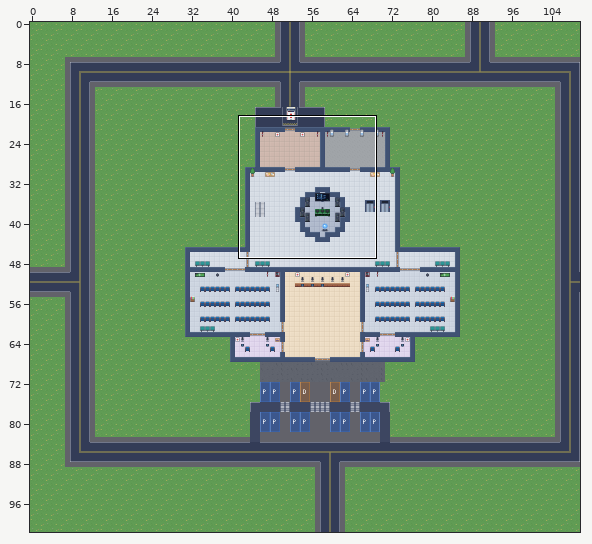
A Tiled map (JSON) gets an edit: hospital2d/maps/floor0.tmj. The first picture is a wide view before the edit; the outline marks the close-up.
Close-up. Before the commit:
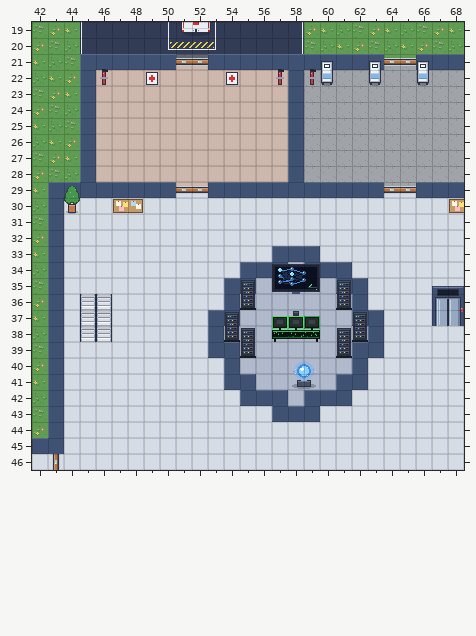
Cells are 16x16 px. Shown: x 42..68, y 19..46. The commit also changed other parts of the map, which this record leaves out.
After the commit:
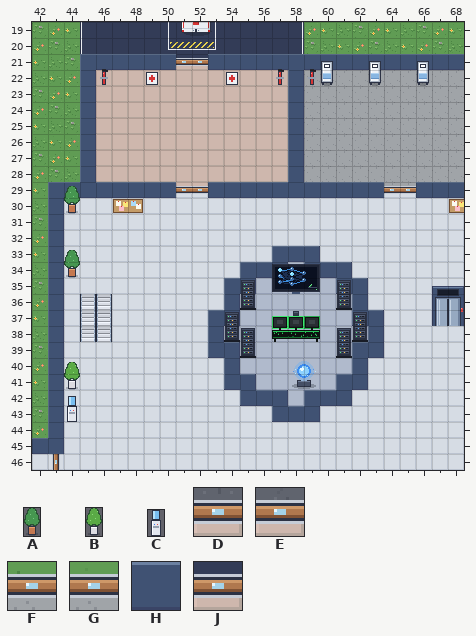
Key: from "hospital": A 8 "big_plant_0", B 9 "big_plant_1", C 85 "water_cooler", D 149 "door@0", E 150 "door@1", F 161 "door@2", G 166 "door@3", H 227 "wall@ns", J 241 "door@0".
_ is an empty cell, . an unchanged one.
Objects are placed by their top-left corner, in cells (3,4 is the top-left corner of cell 3,4); size is 1x1 cell unless given.
What changed:
--- layer "ground"
@@ x 51..65 @@
-21 DE...........FG
+21 JJ...........HH
--- layer "furniture"
+A "big_plant_0" at 44,33.2 size 1x1.8
+B "big_plant_1" at 44,40.2 size 1x1.8
+C "water_cooler" at 44,42.4 size 1x1.6
Changed places in both close-ups, as pixel boxes (x1, y1, x2, y2):
changed: (176, 54, 208, 58)
changed: (384, 54, 416, 70)
added: (64, 250, 80, 278)
added: (64, 362, 80, 390)
added: (67, 396, 77, 422)
